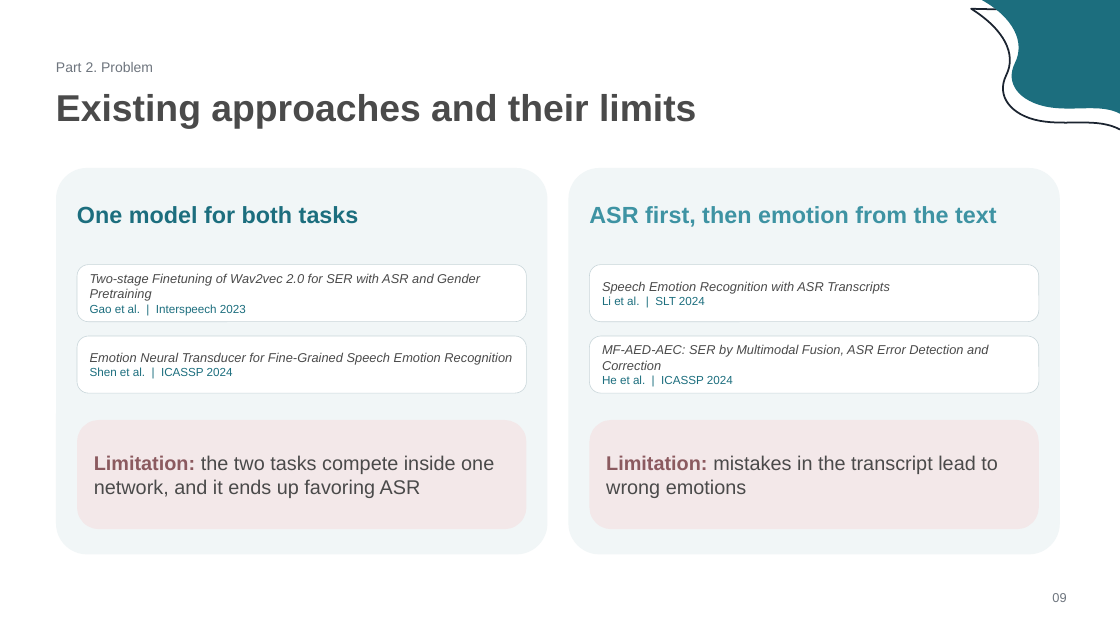
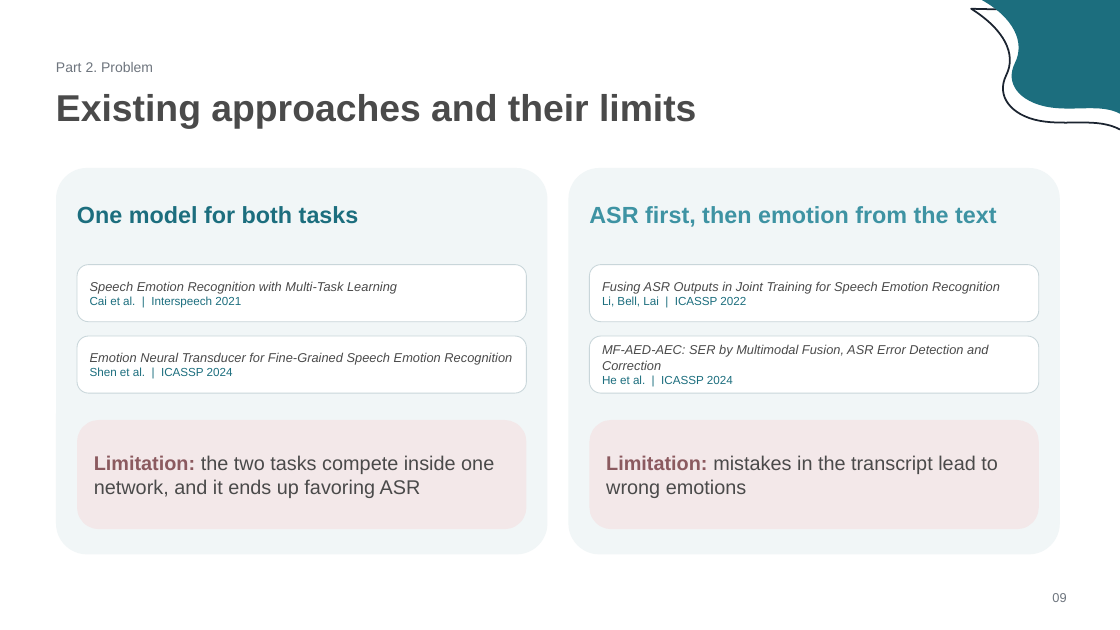
Before and after one commit to jasonhoang6201/vp-ser, a slide deck: slide 9 of paper-review/slides/eaasr-slides.pptx. Drawn at 1120x630 pixels with LibreOffice and Linux fonts; fonts in the diff are those of the drawing. Boxes give left, top, right and bottom in pixels: in the first picture for what was removed or moved away, otherwise in the second. Text is boxed around its words. In the diff, an @@ line names an element or a change of style, - is before the commit and + after.

```diff
--- a/paper-review/slides/eaasr-slides.pptx
+++ b/paper-review/slides/eaasr-slides.pptx
@@ text at (90,281,397,308): text changed @@
-Two-stage Finetuning of Wav2vec 2.0 for SER with ASR and Gender Pretraining
-Gao et al. | Interspeech 2023
+Speech Emotion Recognition with Multi-Task Learning
+Cai et al. | Interspeech 2021
@@ text at (602,281,1000,307): text changed @@
-Speech Emotion Recognition with ASR Transcripts
-Li et al. | SLT 2024
+Fusing ASR Outputs in Joint Training for Speech Emotion Recognition
+Li, Bell, Lai | ICASSP 2022
@@ outline #C9D6DA 0.5 pt to #C9D6DA 0.75 pt in 4 elements at (77,265,527,322), (77,336,527,393), (590,265,1039,322), (590,336,1039,393) @@
```
Also in this commit, not shown: 17 other slides changed, 1 slide added, 1 slide removed, 1 other file.
